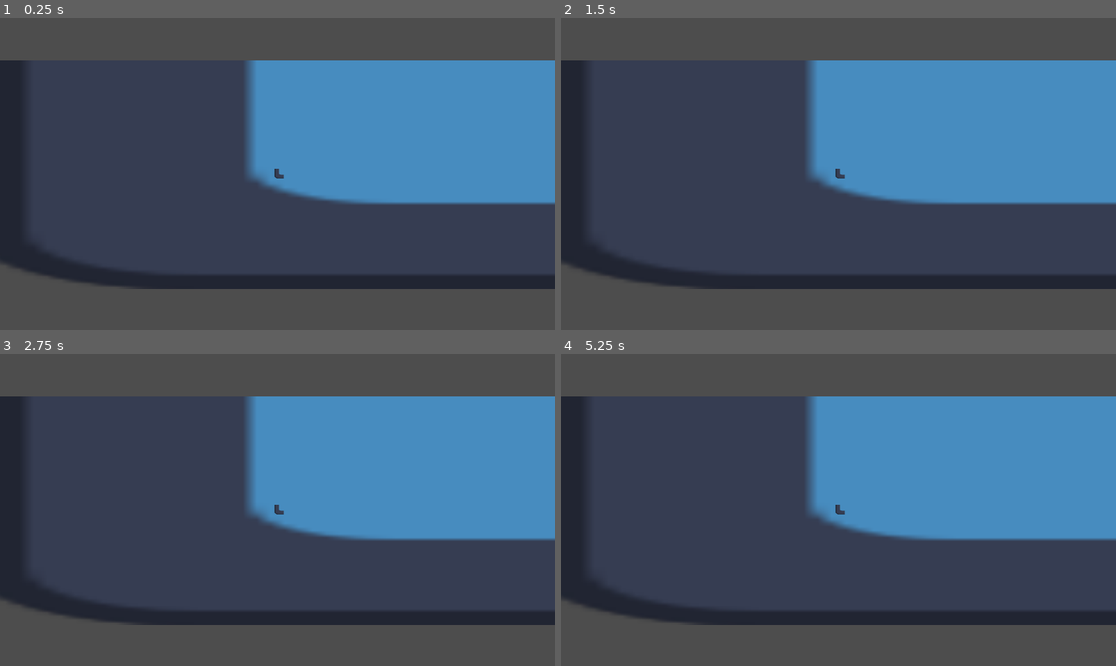
Above: before the commit, frames 1-4 (two rows, left to right).
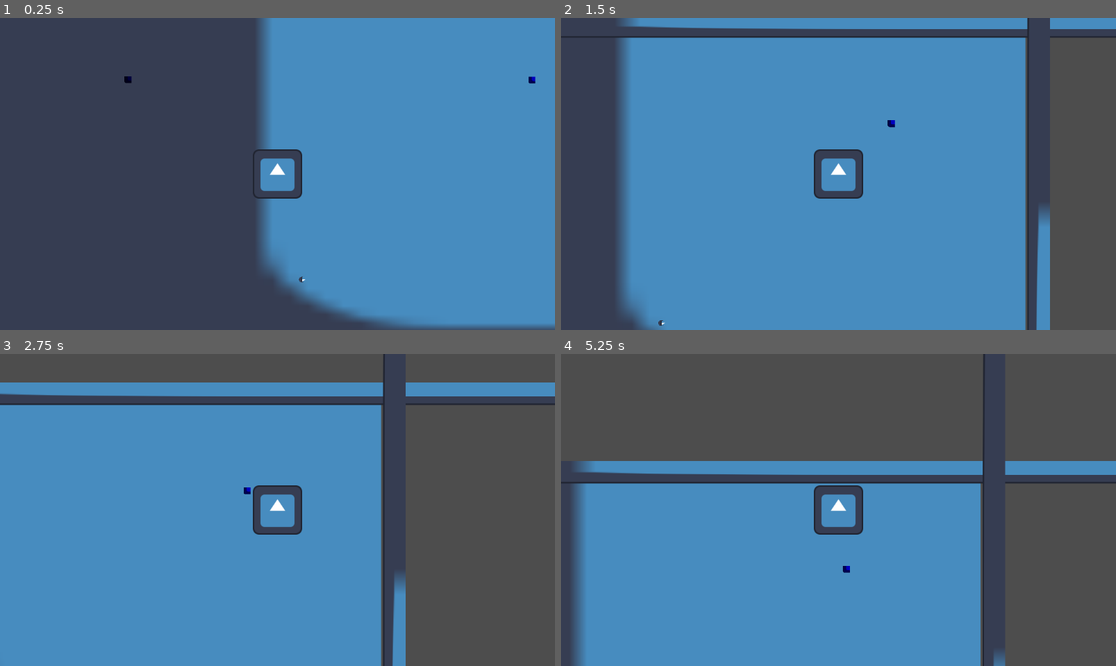
Above: after the commit, the same moments.

Repository: RichardPolivka/cs-final-project-2025
Game: Godot game, scene res://level_1.tscn
Same seed, same stepped clock (60 frames per second), same inputs: the game is played once before the commit and once after it. The project has no main scene, so this scene is started directly. The engine's default icon, where the game draws it, is replaced by a stand-in: a white triangle on a blue panel in a dark square.
Inputs:
- Up to frame 1 (0.25 s): no input
- Up to frame 2 (1.5 s): tap Enter at 0.5 s; hold Right (RIGHT) from 0.53 s (still down); tap Up (UP) at 0.6, 0.77, 1.07, 1.35 s
- Up to frame 3 (2.75 s): tap Up (UP) at 1.52, 1.82, 2.1 s; release Right (RIGHT) at 2.03 s; hold Left (LEFT) from 2.03 s (still down)
- Up to frame 4 (5.25 s): tap Space at 2.75 s; release Left (LEFT) at 2.78 s; hold Right (RIGHT) 2.78-4.28 s; tap Up (UP) at 2.85, 3.02, 3.32, 3.6, 3.77, 4.07, 4.35, 4.52, 4.82, 5.1 s; hold Left (LEFT) 4.28-5.03 s; hold Right (RIGHT) from 5.03 s (still down)

The runs differ from the first frame. In frame 1, 35% of the frame differs, in the area x 0-100%, y 0-100%; in frame 2, 68%; in frame 3, 71%; in frame 4, 62%.
Error after the commit: Parse Error: Unexpected "Indent" in class body. (res://area_2d.gd:5)

Commit message:
whole bunch of work finally got movement done

Diff:
--- /dev/null
+++ b/new-game-project/area_2d.gd
@@ -0,0 +1,5 @@
+extends Area2D
+
+
+
+	pass # Replace with function body.
--- a/new-game-project/changer.tscn
+++ b/new-game-project/changer.tscn
@@ -1,13 +1,23 @@
-[gd_scene load_steps=3 format=3 uid="uid://bjnca88208d68"]
+[gd_scene load_steps=5 format=3 uid="uid://bjnca88208d68"]
 
-[ext_resource type="Script" uid="uid://bufhh22kk50rc" path="res://changer.gd" id="1_nfpyi"]
+[ext_resource type="Script" uid="uid://cw57l3u4jgpm6" path="res://area_2d.gd" id="1_eyyna"]
+[ext_resource type="Texture2D" uid="uid://b2wjw3qa15h2u" path="res://icon.svg" id="2_eyyna"]
 
 [sub_resource type="RectangleShape2D" id="RectangleShape2D_qhpma"]
 
+[sub_resource type="SphereMesh" id="SphereMesh_fjal4"]
+radius = 10.401
+height = 14.44
+
 [node name="changer" type="Node2D"]
-script = ExtResource("1_nfpyi")
 
 [node name="Area2D" type="Area2D" parent="."]
+script = ExtResource("1_eyyna")
 
 [node name="CollisionShape2D" type="CollisionShape2D" parent="Area2D"]
 shape = SubResource("RectangleShape2D_qhpma")
+
+[node name="MeshInstance2D" type="MeshInstance2D" parent="Area2D"]
+position = Vector2(0, -1)
+mesh = SubResource("SphereMesh_fjal4")
+texture = ExtResource("2_eyyna")
--- /dev/null
+++ b/new-game-project/colourchangingwall.tscn
@@ -0,0 +1,27 @@
+[gd_scene load_steps=6 format=3 uid="uid://d25t86klhl3bu"]
+
+[ext_resource type="Script" uid="uid://do63m2d6hxytt" path="res://colourwall.gd" id="1_43p75"]
+[ext_resource type="Texture2D" uid="uid://b2wjw3qa15h2u" path="res://icon.svg" id="2_fki7g"]
+
+[sub_resource type="RectangleShape2D" id="RectangleShape2D_47b8j"]
+
+[sub_resource type="CanvasItemMaterial" id="CanvasItemMaterial_k5wnd"]
+
+[sub_resource type="BoxMesh" id="BoxMesh_2ho6l"]
+
+[node name="colourchangingwall" type="Node2D"]
+
+[node name="StaticBody2D" type="StaticBody2D" parent="."]
+script = ExtResource("1_43p75")
+
+[node name="CollisionShape2D" type="CollisionShape2D" parent="StaticBody2D"]
+shape = SubResource("RectangleShape2D_47b8j")
+
+[node name="MeshInstance2D" type="MeshInstance2D" parent="StaticBody2D"]
+modulate = Color(1, 0, 1, 1)
+self_modulate = Color(0, 1, 1, 1)
+material = SubResource("CanvasItemMaterial_k5wnd")
+position = Vector2(-4.76837e-07, -3.57628e-07)
+scale = Vector2(18, 18)
+mesh = SubResource("BoxMesh_2ho6l")
+texture = ExtResource("2_fki7g")
--- /dev/null
+++ b/new-game-project/colourwall.gd
@@ -0,0 +1,12 @@
+extends StaticBody2D
+
+@export var platform_color: String = "red"
+
+func _process(delta):
+	var player = get_tree().get_first_node_in_group("player")
+	if player:
+		var visible = player.current_color == platform_color
+		visible = visible or Engine.is_editor_hint()  # So you can always see it in the editor
+
+		$CollisionShape2D.disabled = not visible
+		$Sprite2D.visible = visible
--- a/new-game-project/level_1.tscn
+++ b/new-game-project/level_1.tscn
@@ -1,26 +1,50 @@
-[gd_scene load_steps=5 format=3 uid="uid://2gea0ojub4pl"]
+[gd_scene load_steps=7 format=3 uid="uid://2gea0ojub4pl"]
 
 [ext_resource type="Texture2D" uid="uid://b2wjw3qa15h2u" path="res://icon.svg" id="1_3hls8"]
 [ext_resource type="PackedScene" uid="uid://cj0mypsw42kya" path="res://player.tscn" id="2_hbghi"]
-
-[sub_resource type="RectangleShape2D" id="RectangleShape2D_hbghi"]
-size = Vector2(1602, 586)
+[ext_resource type="PackedScene" uid="uid://be8m1twb23mls" path="res://walls.tscn" id="2_hn12h"]
+[ext_resource type="PackedScene" uid="uid://d25t86klhl3bu" path="res://colourchangingwall.tscn" id="4_ihfcg"]
+[ext_resource type="PackedScene" uid="uid://bjnca88208d68" path="res://changer.tscn" id="5_rka8t"]
 
 [sub_resource type="BoxMesh" id="BoxMesh_hbghi"]
 
 [node name="level1" type="Node2D"]
 
-[node name="StaticBody2D" type="StaticBody2D" parent="."]
-
-[node name="CollisionShape2D" type="CollisionShape2D" parent="StaticBody2D"]
-position = Vector2(86, 31)
-shape = SubResource("RectangleShape2D_hbghi")
-
 [node name="MeshInstance2D" type="MeshInstance2D" parent="."]
-position = Vector2(15.125, 47.625)
-scale = Vector2(1236.25, 475.25)
+position = Vector2(-235.875, 169.75)
+scale = Vector2(1965.75, 1421.5)
 mesh = SubResource("BoxMesh_hbghi")
 texture = ExtResource("1_3hls8")
 
 [node name="player" parent="." instance=ExtResource("2_hbghi")]
-position = Vector2(32, 49)
+position = Vector2(-261, -51)
+
+[node name="walls" parent="." instance=ExtResource("2_hn12h")]
+position = Vector2(939, 2749)
+rotation = 3.14159
+scale = Vector2(20, 20)
+
+[node name="walls2" parent="." instance=ExtResource("2_hn12h")]
+position = Vector2(-1296, -2637)
+scale = Vector2(20, 20)
+
+[node name="walls3" parent="." instance=ExtResource("2_hn12h")]
+position = Vector2(2871, -1070)
+rotation = 1.5708
+scale = Vector2(20, 20)
+
+[node name="walls4" parent="." instance=ExtResource("2_hn12h")]
+position = Vector2(-3199, 1205)
+rotation = -1.5708
+scale = Vector2(20, 20)
+
+[node name="colourchangingwall" parent="." instance=ExtResource("4_ihfcg")]
+self_modulate = Color(0, 1, 0, 1)
+position = Vector2(399, -295)
+
+[node name="colourchangingwall2" parent="colourchangingwall" instance=ExtResource("4_ihfcg")]
+modulate = Color(0.796078, 0.223529, 0.313726, 1)
+position = Vector2(-1048, -1)
+
+[node name="changer" parent="." instance=ExtResource("5_rka8t")]
+position = Vector2(-197, 224)
--- a/new-game-project/player.gd
+++ b/new-game-project/player.gd
@@ -1,38 +1,11 @@
 extends CharacterBody2D
 
-@export var speed: float = 200.0
-@export var jump_velocity: float = -400.0
-@export var gravity: float = 900.0
+@export var speed = 600
 
-var current_color: String = "red"
-
-@onready var sprite: Sprite2D = $Sprite2D
+func get_input():
+	var input_direction = Input.get_vector("LEFT", "RIGHT", "UP", "DOWN")
+	velocity = input_direction * speed
 
 func _physics_process(delta):
-	# Gravity
-	if not is_on_floor():
-		velocity.y += gravity * delta
-
-	# Input
-	var input_direction = Input.get_action_strength("RIGHT") - Input.get_action_strength("LEFT")
-	velocity.x = input_direction * speed
-
-	if Input.is_action_just_pressed("UP") and is_on_floor():
-		velocity.y = jump_velocity
-
-	# Movement
-		move_and_slide()
-
-func set_color(new_color: String):
-	current_color = new_color
-
-	# Change the sprite's modulate color
-	match new_color:
-		"red":
-			sprite.modulate = Color(1, 0, 0)
-		"blue":
-			sprite.modulate = Color(0, 0.5, 1)
-		"green":
-			sprite.modulate = Color(0, 1, 0)
-		"yellow":
-			sprite.modulate = Color(1, 1, 0)
+	get_input()
+	move_and_slide()
--- a/new-game-project/player.tscn
+++ b/new-game-project/player.tscn
@@ -1,12 +1,10 @@
-[gd_scene load_steps=5 format=3 uid="uid://cj0mypsw42kya"]
+[gd_scene load_steps=4 format=3 uid="uid://cj0mypsw42kya"]
 
 [ext_resource type="Texture2D" uid="uid://b2wjw3qa15h2u" path="res://icon.svg" id="1_4flbx"]
 [ext_resource type="Script" uid="uid://4r8im70rrnvb" path="res://player.gd" id="2_onrkg"]
 
 [sub_resource type="RectangleShape2D" id="RectangleShape2D_i3pqv"]
-size = Vector2(21, 21)
-
-[sub_resource type="BoxMesh" id="BoxMesh_onrkg"]
+size = Vector2(135, 132)
 
 [node name="player" type="Node2D"]
 
@@ -14,16 +12,11 @@
 script = ExtResource("2_onrkg")
 
 [node name="Sprite2D" type="Sprite2D" parent="CharacterBody2D"]
+texture = ExtResource("1_4flbx")
 
 [node name="CollisionShape2D" type="CollisionShape2D" parent="CharacterBody2D"]
-position = Vector2(5.5, -4.5)
+position = Vector2(-1.5, -2)
 shape = SubResource("RectangleShape2D_i3pqv")
 
-[node name="MeshInstance2D" type="MeshInstance2D" parent="."]
-position = Vector2(5.5, -4)
-scale = Vector2(19, 20)
-mesh = SubResource("BoxMesh_onrkg")
-texture = ExtResource("1_4flbx")
-
-[node name="Camera2D" type="Camera2D" parent="."]
-position = Vector2(2, -3)
+[node name="Camera2D" type="Camera2D" parent="CharacterBody2D"]
+zoom = Vector2(0.8, 0.8)
--- a/new-game-project/project.godot
+++ b/new-game-project/project.godot
@@ -17,25 +17,25 @@
 [input]
 
 UP={
-"deadzone": 0.2,
+"deadzone": 0.25,
 "events": [Object(InputEventKey,"resource_local_to_scene":false,"resource_name":"","device":-1,"window_id":0,"alt_press …(195 unchanged characters)…
 , Object(InputEventKey,"resource_local_to_scene":false,"resource_name":"","device":-1,"window_id":0,"alt_pressed":false …(183 unchanged characters)…
 ]
 }
 DOWN={
-"deadzone": 0.2,
+"deadzone": 0.25,
 "events": [Object(InputEventKey,"resource_local_to_scene":false,"resource_name":"","device":-1,"window_id":0,"alt_press …(195 unchanged characters)…
 , Object(InputEventKey,"resource_local_to_scene":false,"resource_name":"","device":-1,"window_id":0,"alt_pressed":false …(183 unchanged characters)…
 ]
 }
 LEFT={
-"deadzone": 0.2,
+"deadzone": 0.25,
 "events": [Object(InputEventKey,"resource_local_to_scene":false,"resource_name":"","device":-1,"window_id":0,"alt_press …(195 unchanged characters)…
 , Object(InputEventKey,"resource_local_to_scene":false,"resource_name":"","device":-1,"window_id":0,"alt_pressed":false …(182 unchanged characters)…
 ]
 }
 RIGHT={
-"deadzone": 0.2,
+"deadzone": 0.25,
 "events": [Object(InputEventKey,"resource_local_to_scene":false,"resource_name":"","device":-1,"window_id":0,"alt_press …(195 unchanged characters)…
 , Object(InputEventKey,"resource_local_to_scene":false,"resource_name":"","device":-1,"window_id":0,"alt_pressed":false …(183 unchanged characters)…
 ]
--- a/new-game-project/walls.tscn
+++ b/new-game-project/walls.tscn
@@ -1,8 +1,27 @@
-[gd_scene load_steps=2 format=3 uid="uid://be8m1twb23mls"]
+[gd_scene load_steps=5 format=3 uid="uid://be8m1twb23mls"]
 
 [ext_resource type="Script" uid="uid://ck1atsab5dvif" path="res://static_body_2d.gd" id="1_xxkwp"]
+[ext_resource type="Texture2D" uid="uid://b2wjw3qa15h2u" path="res://icon.svg" id="2_jt0p1"]
+
+[sub_resource type="RectangleShape2D" id="RectangleShape2D_ftpcs"]
+size = Vector2(25.3682, 12)
+
+[sub_resource type="BoxMesh" id="BoxMesh_07yvr"]
 
 [node name="walls" type="Node2D"]
 
 [node name="StaticBody2D" type="StaticBody2D" parent="."]
+position = Vector2(-470.584, 0.75)
+scale = Vector2(6.00624, -0.5)
 script = ExtResource("1_xxkwp")
+
+[node name="CollisionShape2D" type="CollisionShape2D" parent="StaticBody2D"]
+position = Vector2(88.2029, -204.5)
+scale = Vector2(1, 1)
+shape = SubResource("RectangleShape2D_ftpcs")
+
+[node name="MeshInstance2D" type="MeshInstance2D" parent="."]
+position = Vector2(55, 104.469)
+scale = Vector2(143, 2.9375)
+mesh = SubResource("BoxMesh_07yvr")
+texture = ExtResource("2_jt0p1")
Not shown, added: new-game-project/area_2d.gd.uid
Not shown, added: new-game-project/colourwall.gd.uid
